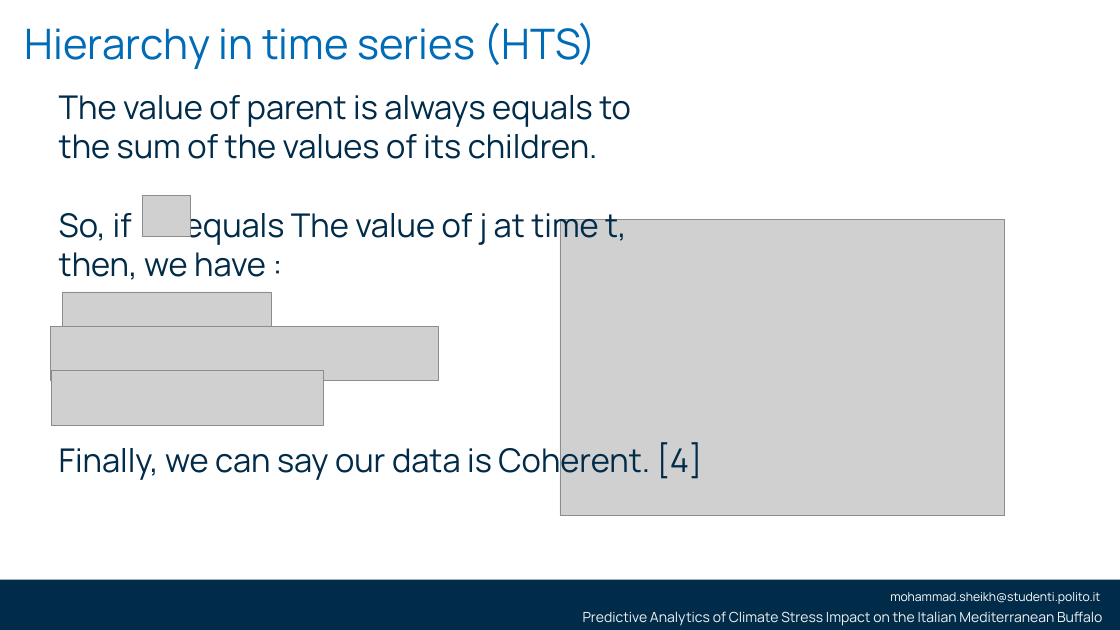
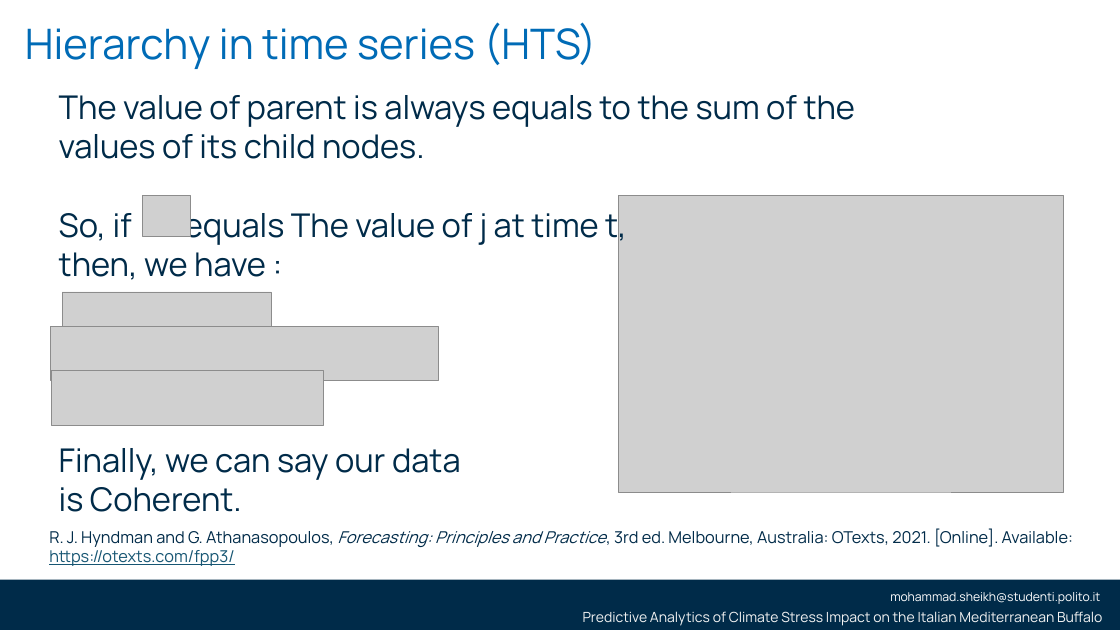
Before and after one commit to smsag99/Thesis, a slide deck: slide 17 of Presentation/thesisPresentation3.pptx (slide 18 before the commit). Drawn at 1120x630 pixels with LibreOffice and Linux fonts; fonts in the diff are those of the drawing; grey boxes stand for pictures; background and template pictures are left out. Boxes give left, top, right and bottom in pixels: in the first picture for what was removed or moved away, otherwise in the second. Text is boxed around its words. In the diff, an @@ line names an element or a change of style, - is before the commit and + after.

```diff
--- a/Presentation/thesisPresentation3.pptx
+++ b/Presentation/thesisPresentation3.pptx
@@ text at [59, 95, 856, 512]: text changed @@
-The value of parent is always equals to
-the sum of the values of its children.
-So, if equals The value of j at time t, then, we have :
-Finally, we can say our data is Coherent. [4]
+The value of parent is always equals to the sum of the values of its child nodes.
+So, if equals The value of j at time t,
+then, we have :
+Finally, we can say our data
+is Coherent.
@@ picture: place and size @@
-picture at [560, 219, 1005, 516]
+picture at [619, 196, 1064, 492]
@@ text added at [49, 528, 1073, 566], 14 pt, text #002B49 @@
+R. J. Hyndman and G. Athanasopoulos, Forecasting: Principles and Practice, 3rd ed. Melbourne, Australia: OTexts, 2021. [Online]. Available: https://otexts.com/fpp3/
```
Also in this commit, not shown: 9 other slides changed, 4 slides added, 5 slides removed, 3 other files.
